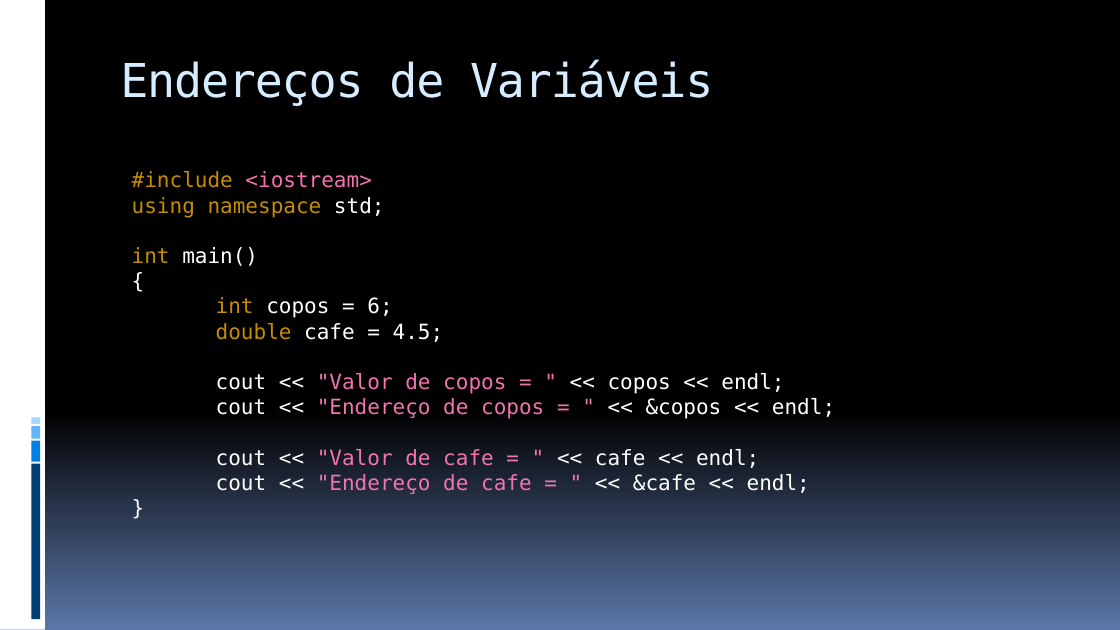
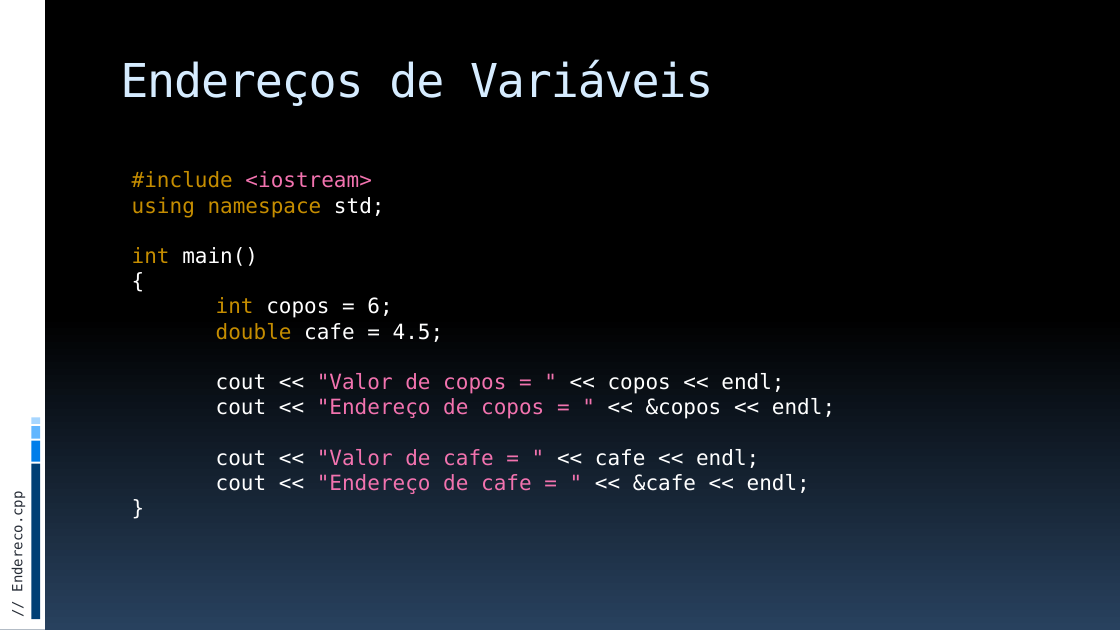
Before and after one commit to JudsonSS/ProgComp, a slide deck: slide 16 of Slides/14. Ponteiros.pptx. Drawn at 1120x630 pixels with LibreOffice and Linux fonts; fonts in the diff are those of the drawing. Boxes give left, top, right and bottom in pixels: in the first picture for what was removed or moved away, otherwise in the second. Text is boxed around its words. In the diff, an @@ line names an element or a change of style, - is before the commit and + after.

```diff
--- a/Slides/14. Ponteiros.pptx
+++ b/Slides/14. Ponteiros.pptx
@@ background gradient #000000 to #5B77A8 to gradient #000000 to #28415E @@
@@ text added at (x1=9, y1=501, x2=25, y2=589), 12 pt, text #272D38 @@
+// Endereco.cpp
```
Also in this commit, not shown: 39 other slides changed, 5 other files.
